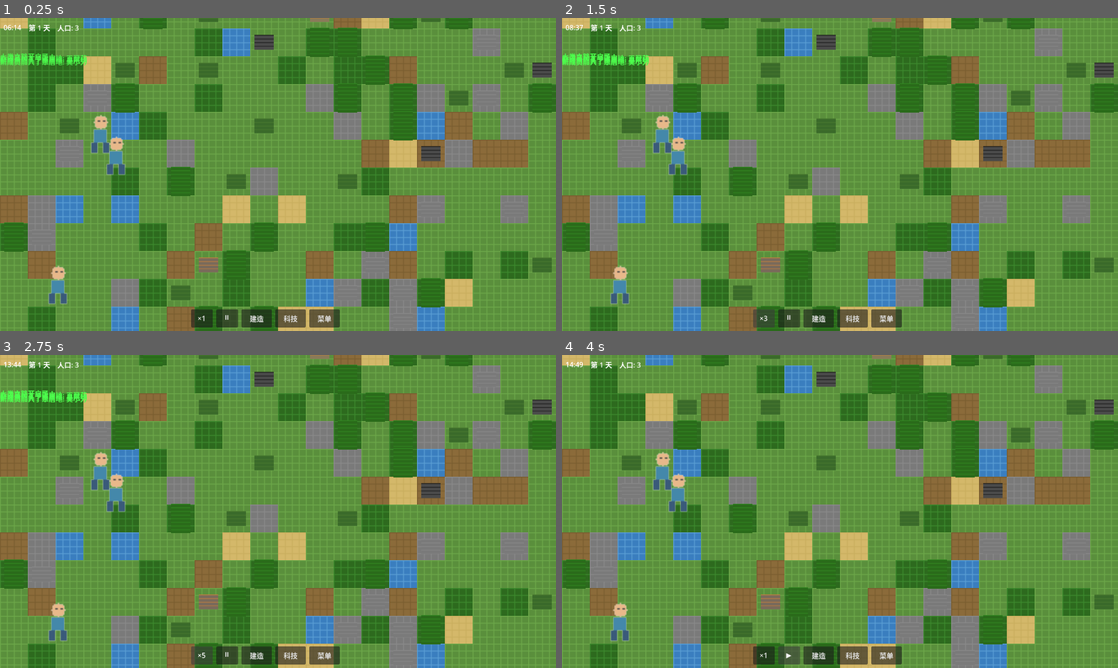
Above: before the commit, frames 1-4 (two rows, left to right).
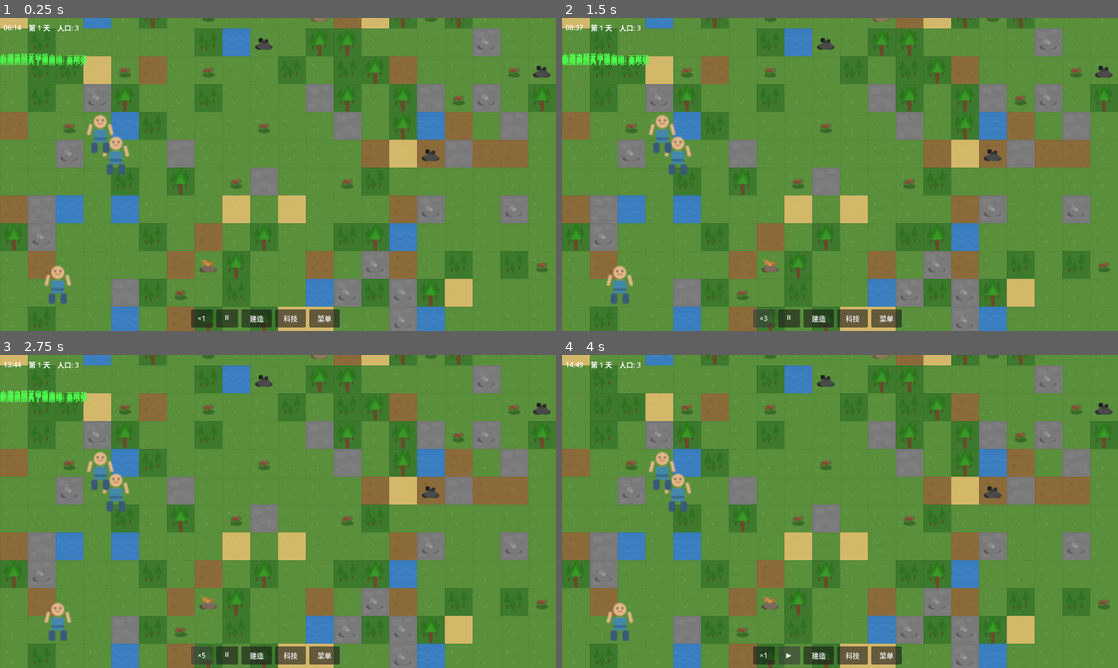
Above: after the commit, the same moments.

Repository: ZhanXuzhao/the-path-of-humanity
Game: Godot game, scene res://scenes/game.tscn
The game is run twice, just before and just after one commit, with the same random seed, the same clock (stepped at 60 frames per second) and the same inputs.
Inputs:
- Up to frame 1 (0.25 s): no input
- Up to frame 2 (1.5 s): click "×1" at 0.5 s; click "×2" at 1.25 s
- Up to frame 3 (2.75 s): click "×3" at 2 s
- Up to frame 4 (4 s): click "×5" at 2.75 s; click "⏸" at 3.5 s

The runs differ from the first frame. In frame 1, 6.9% of the frame differs, in the area x 0-100%, y 0-100%; in frame 2, 6.9%; in frame 3, 6.9%; in frame 4, 6.9%.

Commit message:
建筑、地块改用SVG图片资产（替代程序化纹理生成）
- texture_generator.gd: 从程序化生成纯色纹理改为加载SVG资产
- 通过ResourceLoader.load()加载assets/art/下的SVG文件
- 保留TextureGenerator.generate_all()接口不变
- settler.gd: 修复对纹理生成器的引用，直接预加载SVG

Diff:
--- a/scripts/core/texture_generator.gd
+++ b/scripts/core/texture_generator.gd
@@ -1,133 +1,92 @@
 # 纹理生成器 - Texture Generator
-# 在运行时生成游戏所需的所有纹理，无需外部图像文件
+# 加载 SVG 图片资产作为游戏纹理
 extends Node
 class_name TextureGenerator
 
-const TILE_SIZE := 32
+# SVG 资产根路径
+const TILES_PATH := "res://assets/art/tiles/"
+const BUILDINGS_PATH := "res://assets/art/buildings/"
+const RESOURCES_PATH := "res://assets/art/resources/"
+const CHARACTERS_PATH := "res://assets/art/characters/"
 
 # 生成所有纹理并返回字典
 static func generate_all() -> Dictionary:
 	var textures = {}
-	textures["tiles"] = _generate_tiles()
-	textures["resources"] = _generate_resources()
-	textures["buildings"] = _generate_buildings()
-	textures["character"] = _generate_character()
+	textures["tiles"] = _load_tiles()
+	textures["resources"] = _load_resources()
+	textures["buildings"] = _load_buildings()
+	textures["character"] = _load_character()
 	return textures
 
-# -------- 地形瓦片 (纯色+小装饰) --------
-static func _generate_tiles() -> Dictionary:
+# -------- 地形瓦片 (从 SVG 加载) --------
+static func _load_tiles() -> Dictionary:
 	var tiles = {}
 
-	tiles[World.TileType.GRASS]      = _solid_tile(Color("#5a8f3c"), Color("#6da84a"))
-	tiles[World.TileType.DIRT]       = _solid_tile(Color("#8b6b3a"), Color("#7a5e30"))
-	tiles[World.TileType.SAND]       = _solid_tile(Color("#d4b86a"), Color("#c9ae5e"))
-	tiles[World.TileType.WATER]      = _solid_tile(Color("#3a7ebf"), Color("#5a9ed4"))
-	tiles[World.TileType.DEEP_WATER] = _solid_tile(Color("#1a4a7a"), Color("#2a5a8a"))
-	tiles[World.TileType.STONE]      = _solid_tile(Color("#7a7a7a"), Color("#8a8a8a"))
-	tiles[World.TileType.FOREST]     = _solid_tile(Color("#2d6a1e"), Color("#3d8a2e"))
-	tiles[World.TileType.MOUNTAIN]   = _solid_tile(Color("#5a5a5a"), Color("#6a6a6a"))
-	tiles[World.TileType.SNOW]       = _solid_tile(Color("#d8dce0"), Color("#e8ecf0"))
-	tiles[World.TileType.ROAD]       = _solid_tile(Color("#8a7a5a"), Color("#9a8a6a"))
-	tiles[World.TileType.FLOOR]      = _solid_tile(Color("#a08860"), Color("#b09870"))
-	tiles[World.TileType.WALL]       = _solid_tile(Color("#6a6a5a"), Color("#7a7a6a"))
+	tiles[World.TileType.GRASS]      = _load_svg(TILES_PATH + "grass.svg")
+	tiles[World.TileType.DIRT]       = _load_svg(TILES_PATH + "dirt.svg")
+	tiles[World.TileType.SAND]       = _load_svg(TILES_PATH + "sand.svg")
+	tiles[World.TileType.WATER]      = _load_svg(TILES_PATH + "water.svg")
+	tiles[World.TileType.DEEP_WATER] = _load_svg(TILES_PATH + "deep_water.svg")
+	tiles[World.TileType.STONE]      = _load_svg(TILES_PATH + "stone.svg")
+	tiles[World.TileType.FOREST]     = _load_svg(TILES_PATH + "forest.svg")
+	tiles[World.TileType.MOUNTAIN]   = _load_svg(TILES_PATH + "mountain.svg")
+	tiles[World.TileType.SNOW]       = _load_svg(TILES_PATH + "snow.svg")
+	tiles[World.TileType.ROAD]       = _load_svg(TILES_PATH + "road.svg")
+	tiles[World.TileType.FLOOR]      = _load_svg(TILES_PATH + "floor.svg")
+	tiles[World.TileType.WALL]       = _load_svg(TILES_PATH + "wall.svg")
 
 	return tiles
 
-# -------- 资源节点 (纯色块) --------
-static func _generate_resources() -> Dictionary:
+# -------- 资源节点 (从 SVG 加载) --------
+static func _load_resources() -> Dictionary:
 	var res = {}
 
-	res[World.ResourceNodeType.TREE]          = _solid_tex(32, 48, Color("#2a6b1a"), Color("#338822"))
-	res[World.ResourceNodeType.STONE_DEPOSIT] = _solid_tex(32, 24, Color("#7a7a7a"), Color("#8a8a8a"))
-	res[World.ResourceNodeType.IRON_DEPOSIT]  = _solid_tex(32, 24, Color("#8a7a5a"), Color("#b08040"))
-	res[World.ResourceNodeType.COPPER_DEPOSIT]= _solid_tex(32, 24, Color("#7a6a5a"), Color("#c08040"))
-	res[World.ResourceNodeType.COAL_DEPOSIT]  = _solid_tex(32, 24, Color("#4a4a4a"), Color("#1a1a1a"))
-	res[World.ResourceNodeType.BERRY_BUSH]    = _solid_tex(32, 24, Color("#3a6a2a"), Color("#4a7a30"))
+	res[World.ResourceNodeType.TREE]          = _load_svg(RESOURCES_PATH + "tree.svg")
+	res[World.ResourceNodeType.STONE_DEPOSIT] = _load_svg(RESOURCES_PATH + "stone_deposit.svg")
+	res[World.ResourceNodeType.IRON_DEPOSIT]  = _load_svg(RESOURCES_PATH + "iron_deposit.svg")
+	res[World.ResourceNodeType.COPPER_DEPOSIT]= _load_svg(RESOURCES_PATH + "copper_deposit.svg")
+	res[World.ResourceNodeType.COAL_DEPOSIT]  = _load_svg(RESOURCES_PATH + "coal_deposit.svg")
+	res[World.ResourceNodeType.BERRY_BUSH]    = _load_svg(RESOURCES_PATH + "berry_bush.svg")
 
 	return res
 
-# -------- 建筑 (纯色方块) --------
-static func _generate_buildings() -> Dictionary:
+# -------- 建筑 (从 SVG 加载) --------
+static func _load_buildings() -> Dictionary:
 	var bld = {}
 
-	bld["storage_rack"]     = _solid_tex(32, 32, Color("#6a4a2a"), Color("#8a6a3a"))
-	bld["campfire"]         = _solid_tex(32, 32, Color("#ff6633"), Color("#ffaa33"))
-	bld["cooking_stove"]    = _solid_tex(32, 32, Color("#5a4a3a"), Color("#6a5a4a"))
-	bld["wall"]             = _solid_tex(32, 32, Color("#7a7a6a"), Color("#8a8a7a"))
-	bld["workbench"]        = _solid_tex(64, 48, Color("#6a4a2a"), Color("#8a6a3a"))
-	bld["furnace"]          = _solid_tex(64, 32, Color("#6a5a3a"), Color("#cc4422"))
-	bld["tent"]             = _solid_tex(64, 48, Color("#8a6a3a"), Color("#9a7a4a"))
-	bld["house"]            = _solid_tex(96, 64, Color("#8a6a3a"), Color("#6a4a2a"))
-	bld["research_table"]   = _solid_tex(64, 48, Color("#6a5a3a"), Color("#8a7a5a"))
-	bld["woodcutter_hut"]   = _solid_tex(64, 64, Color("#8a6a3a"), Color("#6a4a2a"))
-	bld["stone_quarry"]     = _solid_tex(64, 64, Color("#6a6a5a"), Color("#7a7a6a"))
-	bld["iron_mine"]        = _solid_tex(64, 64, Color("#5a4a2a"), Color("#6a5a3a"))
-	bld["sawmill"]          = _solid_tex(64, 48, Color("#7a5a3a"), Color("#5a3a1a"))
-	bld["kiln"]             = _solid_tex(64, 32, Color("#7a5a3a"), Color("#cc4422"))
-	bld["warehouse"]        = _solid_tex(96, 64, Color("#6a5a3a"), Color("#5a4a2a"))
+	bld["storage_rack"]     = _load_svg(BUILDINGS_PATH + "storage_rack.svg")
+	bld["campfire"]         = _load_svg(BUILDINGS_PATH + "campfire.svg")
+	bld["cooking_stove"]    = _load_svg(BUILDINGS_PATH + "cooking_stove.svg")
+	bld["wall"]             = _load_svg(BUILDINGS_PATH + "wall.svg")
+	bld["workbench"]        = _load_svg(BUILDINGS_PATH + "workbench.svg")
+	bld["furnace"]          = _load_svg(BUILDINGS_PATH + "furnace.svg")
+	bld["tent"]             = _load_svg(BUILDINGS_PATH + "tent.svg")
+	bld["house"]            = _load_svg(BUILDINGS_PATH + "house.svg")
+	bld["research_table"]   = _load_svg(BUILDINGS_PATH + "research_table.svg")
+	bld["woodcutter_hut"]   = _load_svg(BUILDINGS_PATH + "woodcutter_hut.svg")
+	bld["stone_quarry"]     = _load_svg(BUILDINGS_PATH + "stone_quarry.svg")
+	bld["iron_mine"]        = _load_svg(BUILDINGS_PATH + "iron_mine.svg")
+	bld["sawmill"]          = _load_svg(BUILDINGS_PATH + "sawmill.svg")
+	bld["kiln"]             = _load_svg(BUILDINGS_PATH + "kiln.svg")
+	bld["warehouse"]        = _load_svg(BUILDINGS_PATH + "warehouse.svg")
 
 	return bld
 
-# -------- 角色 (简约人形) --------
-static func _generate_character() -> Dictionary:
+# -------- 角色 (从 SVG 加载) --------
+static func _load_character() -> Dictionary:
 	var chars = {}
-
-	# 创建角色纹理 (24x32)：头+身体+四肢的简约风格
-	var img = Image.create(24, 32, false, Image.FORMAT_RGBA8)
-	img.fill(Color.TRANSPARENT)
-
-	# 头 (肤色圆形)
-	for x in range(7, 18):
-		for y in range(1, 12):
-			var dx = x - 12
-			var dy = y - 6
-			if dx * dx + dy * dy <= 25:
-				img.set_pixel(x, y, Color("#e8b88a"))
-
-	# 眼睛
-	for x in [10, 14]:
-		for y in [5]:
-			img.set_pixel(x, y, Color("#444444"))
-			img.set_pixel(x+1, y, Color("#444444"))
-
-	# 身体 (蓝色上衣)
-	for x in range(7, 17):
-		for y in range(12, 22):
-			img.set_pixel(x, y, Color("#4488aa"))
-
-	# 腿 (深蓝裤子)
-	for x in range(5, 10):
-		for y in range(22, 30):
-			img.set_pixel(x, y, Color("#3a5a7a"))
-	for x in range(14, 19):
-		for y in range(22, 30):
-			img.set_pixel(x, y, Color("#3a5a7a"))
-
-	chars["settler"] = ImageTexture.create_from_image(img)
+	chars["settler"] = _load_svg(CHARACTERS_PATH + "settler.svg")
 	return chars
 
-# ==================== 简化的纹理生成 ====================
+# ==================== SVG 加载工具 ====================
 
-# 生成双色方块纹理 (底色 + 装饰色)
-static func _solid_tile(bg: Color, accent: Color) -> Texture2D:
-	var img = Image.create(TILE_SIZE, TILE_SIZE, false, Image.FORMAT_RGBA8)
-	img.fill(bg)
-	# 添加简单网格线装饰
-	for x in range(0, TILE_SIZE, 8):
-		for y in range(0, TILE_SIZE):
-			img.set_pixel(x, y, accent)
-	for y in range(0, TILE_SIZE, 8):
-		for x in range(0, TILE_SIZE):
-			img.set_pixel(x, y, accent)
-	return ImageTexture.create_from_image(img)
-
-# 生成纯色纹理 (用于建筑/资源)
-static func _solid_tex(w: int, h: int, c1: Color, c2: Color) -> Texture2D:
-	var img = Image.create(w, h, false, Image.FORMAT_RGBA8)
-	img.fill(c1)
-	# 添加水平条纹装饰
-	for y in range(0, h, 6):
-		for x in range(0, w):
-			if y < h:
-				img.set_pixel(x, y, c2)
-	return ImageTexture.create_from_image(img)
+# 加载 SVG 文件为 Texture2D
+static func _load_svg(path: String) -> Texture2D:
+	var tex = ResourceLoader.load(path, "Texture2D")
+	if tex == null:
+		push_error("TextureGenerator: 无法加载 SVG 纹理: " + path)
+		# 返回 32x32 空白纹理作为 fallback
+		var img = Image.create(32, 32, false, Image.FORMAT_RGBA8)
+		img.fill(Color.MAGENTA)
+		return ImageTexture.create_from_image(img)
+	return tex
--- a/scripts/entities/settler.gd
+++ b/scripts/entities/settler.gd
@@ -90,7 +90,7 @@
 
 func _setup_sprite():
 	settler_sprite = Sprite2D.new()
-	settler_sprite.texture = preload("res://scripts/core/texture_generator.gd")._generate_character().get("settler")
+	settler_sprite.texture = preload("res://assets/art/characters/settler.svg")
 	settler_sprite.scale = Vector2(1.5, 1.5)
 	settler_sprite.z_index = 3
 	add_child(settler_sprite)
